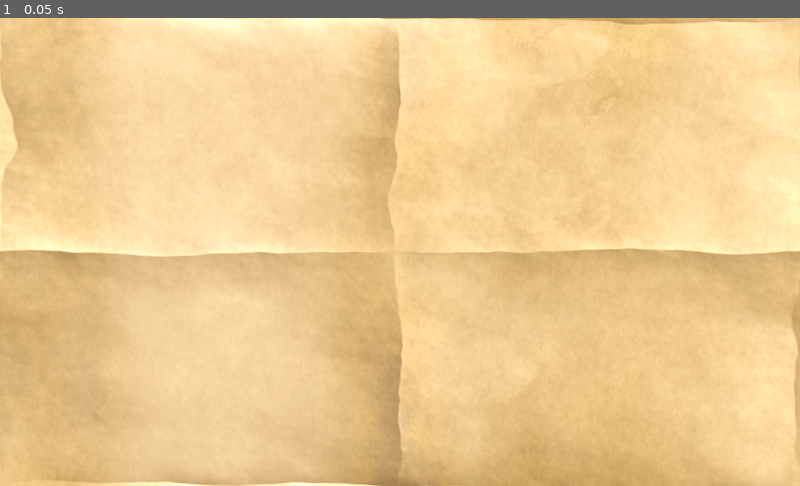
Above: before the commit, frame 1.
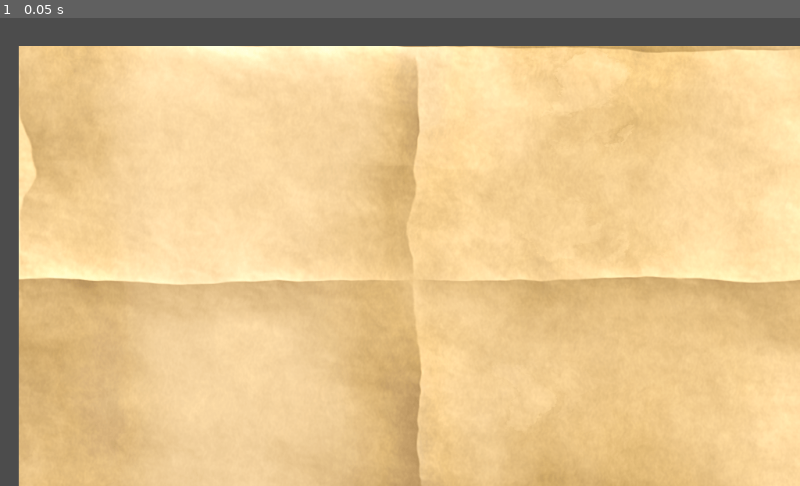
Above: after the commit, the same moment.

Repository: StreetmanGames/Git-Course
Game: Godot game, scene res://scenes/Map.tscn
The game is run twice, just before and just after one commit, with the same random seed, the same clock (stepped at 60 frames per second) and the same inputs.
Inputs:
- Up to frame 1 (0.05 s): no input

The runs differ from the first frame. In frame 1, 19% of the frame differs, in the area x 0-100%, y 0-100%.

Commit message:
Moved map

Diff:
--- a/scenes/Map.tscn
+++ b/scenes/Map.tscn
@@ -5,6 +5,6 @@
 [node name="Map" type="Node2D"]
 
 [node name="MapParchment" type="Sprite" parent="."]
-position = Vector2( 512, 300 )
+position = Vector2( 536, 336 )
 scale = Vector2( 1, 0.585938 )
 texture = ExtResource( 1 )
